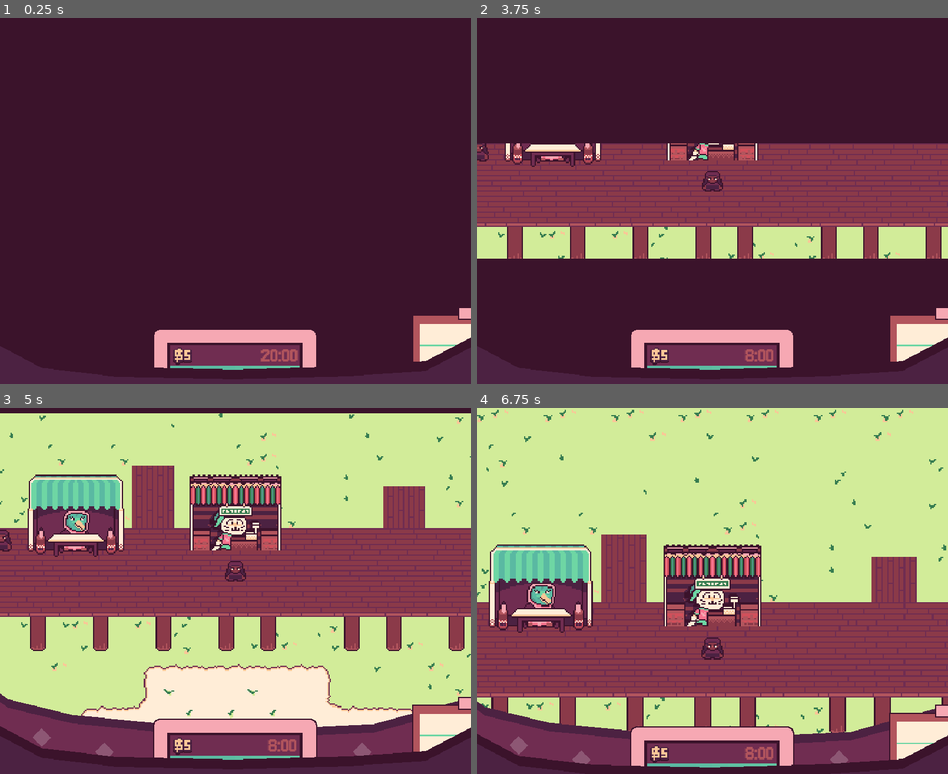
Above: before the commit, frames 1-4 (two rows, left to right).
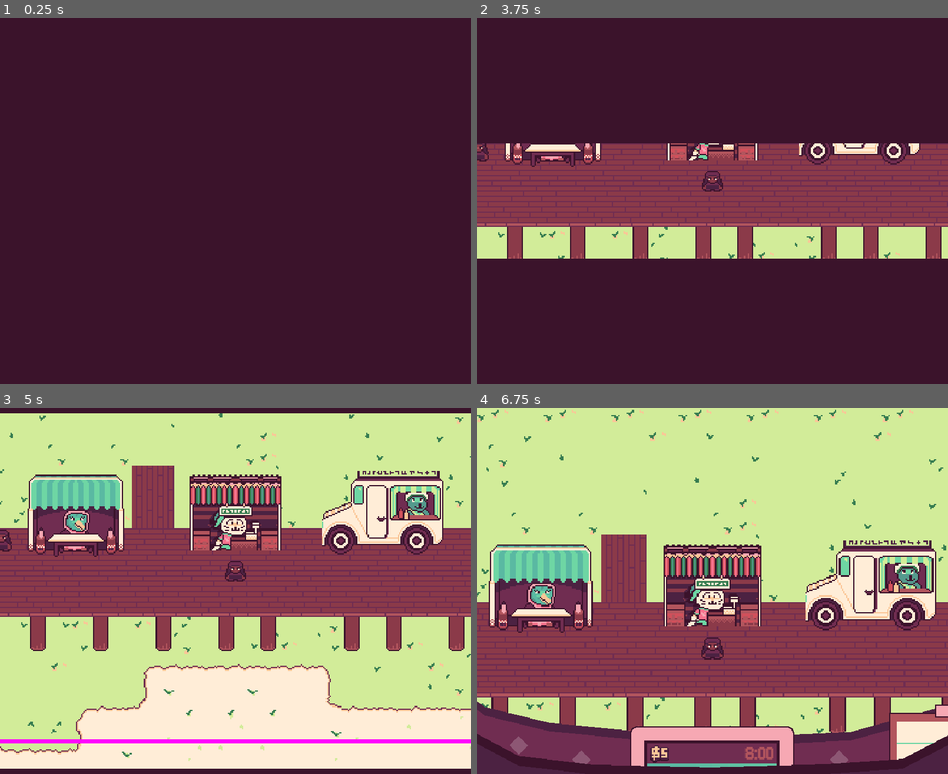
Above: after the commit, the same moments.

Repository: AstralStew/ProjectThirstyMerc
Game: Godot game, scene res://Scenes/game_scene.tscn
The game is run twice, just before and just after one commit, with the same random seed, the same clock (stepped at 60 frames per second) and the same inputs.
Inputs (mouse positions are in pixels of both pictures, inside the frame that each line leads up to):
- Up to frame 1 (0.25 s): no input
- Up to frame 2 (3.75 s): tap Enter at 0.5, 2 s; move the mouse to (816, 182) at 0.52 s; press the mouse at (816, 182) at 0.53 s; release the mouse at (816, 182) at 1.25 s; tap Space at 1.25 s; drag from (618, 219) to (571, 373) at 1.27 s; move the mouse to (759, 120) at 2.02 s; press the mouse at (759, 120) at 2.03 s; release the mouse at (759, 120) at 2.75 s; drag from (688, 274) to (674, 380) at 2.77 s; move the mouse to (853, 255) at 3.52 s; press the mouse at (853, 255) at 3.53 s
- Up to frame 3 (5 s): release the mouse at (376, 645) at 4.25 s; drag from (94, 536) to (334, 766) at 4.27 s
- Up to frame 4 (6.75 s): move the mouse to (736, 591) at 5.02 s; press the mouse at (736, 591) at 5.03 s; release the mouse at (736, 591) at 5.75 s; tap Space at 5.75 s; drag from (641, 499) to (778, 770) at 5.77 s; move the mouse to (816, 572) at 6.52 s; press the mouse at (816, 572) at 6.53 s

The runs differ from the first frame. In frame 1, 4.5% of the frame differs, in the area x 32-100%, y 79-97%; in frame 2, 5.5%; in frame 3, 18%, in the area x 0-100%, y 17-99%; in frame 4, 5.1%.
Error before the commit: Parse Error: Cannot find member "o" in base "InventoryManager". (res://Scripts/HUD/Notepad.gd:10)

Commit message:
Adding Dosh

Diff:
--- a/Scenes/game_scene.tscn
+++ b/Scenes/game_scene.tscn
@@ -13,10 +13,8 @@
 [ext_resource type="Script" uid="uid://co0h4xrb1vtwp" path="res://Scripts/World/Characters/SpawnBox.gd" id="10_4k3ma"]
 [ext_resource type="Script" uid="uid://daf0h2p3no1m4" path="res://Scripts/World/Characters/NPCharacter.gd" id="11_gqlrj"]
 [ext_resource type="Script" uid="uid://cega64ybpgvx1" path="res://Scripts/World/Collectables/CollectableType.gd" id="11_kut41"]
-[ext_resource type="Texture2D" uid="uid://u15xmbhxp7nb" path="res://Assets/Images/SpriteSheet_Items_Big.png" id="11_t53j4"]
 [ext_resource type="Texture2D" uid="uid://siy84y14m0q1" path="res://Resources/Atlases/Characters/NPC2_Body_Back.tres" id="12_atg6p"]
 [ext_resource type="Resource" uid="uid://4jioa8dy36vc" path="res://Resources/Collectables/ct_bottlecap.tres" id="12_b14wf"]
-[ext_resource type="Texture2D" uid="uid://c20dmq62ii6sj" path="res://Assets/Images/SpriteSheet_Items_Small.png" id="12_uaga3"]
 [ext_resource type="Resource" uid="uid://bri8u7r1v5itr" path="res://Resources/Collectables/ct_sea_glass.tres" id="13_b14wf"]
 [ext_resource type="Texture2D" uid="uid://csane6fusip" path="res://Resources/Atlases/Characters/NPC1_Body_Back.tres" id="13_obvom"]
 [ext_resource type="Texture2D" uid="uid://b6b8jl8chpgo2" path="res://Resources/Atlases/Characters/NPC1_Body_Front.tres" id="13_uaga3"]
@@ -429,10 +427,6 @@
 
 [node name="Tilemap" parent="World/Level" unique_id=1592017223 groups=["tilemaps"] instance=ExtResource("4_t53j4")]
 
-[node name="Mockup" type="Sprite2D" parent="World/Level" unique_id=1195561341]
-visible = false
-texture = ExtResource("1_x87qo")
-
 [node name="Boardwalk" type="NavigationRegion2D" parent="World/Level" unique_id=983806963]
 navigation_polygon = SubResource("NavigationPolygon_pbc1q")
 enter_cost = 1.0
@@ -536,16 +530,6 @@
 visible = false
 modulate = Color(1, 1, 1, 0.62352943)
 texture = ExtResource("1_x87qo")
-
-[node name="SpriteSheetItems" type="Sprite2D" parent="World/Level" unique_id=1477606008]
-visible = false
-position = Vector2(34, -67)
-texture = ExtResource("11_t53j4")
-
-[node name="SpriteSheetItems2" type="Sprite2D" parent="World/Level" unique_id=1956957359]
-visible = false
-position = Vector2(43, 5)
-texture = ExtResource("12_uaga3")
 
 [node name="Spawner_MiddleTop" type="ReferenceRect" parent="World/Level" unique_id=2056892345 groups=["spawners"]]
 z_index = 500
@@ -702,6 +686,12 @@
 texture = ExtResource("4_kiiqx")
 region_enabled = true
 region_rect = Rect2(104, 0, 80, 72)
+
+[node name="Shop3" type="Sprite2D" parent="World/Entities" unique_id=7815882]
+position = Vector2(145, -428)
+texture = ExtResource("4_kiiqx")
+region_enabled = true
+region_rect = Rect2(32, 136, 96, 64)
 
 [node name="Characters" type="Node2D" parent="World/Entities" unique_id=277602795]
 y_sort_enabled = true
@@ -2261,21 +2251,10 @@
 z_index = 3
 anchors_preset = 0
 script = ExtResource("21_aq00n")
-rotation_bounds = null
-rotate_source = null
 dragged_object = NodePath("Gfx")
 position_bounds = Array[Vector2]([Vector2(69, 90), Vector2(380, 315)])
-initial_position_offset = null
 respect_grab_position = true
 setup_on_ready = true
-reset_on_drag_end = null
-reset_duration = null
-is_usable = null
-is_dragging = null
-value = null
-value_x_only = null
-value_y_only = null
-is_resetting = null
 
 [node name="Gfx" type="Control" parent="HUD/Bag/Notepad" unique_id=2065521794]
 anchors_preset = 0
--- a/Scripts/HUD/Notepad.gd
+++ b/Scripts/HUD/Notepad.gd
@@ -7,7 +7,7 @@
 @onready var notepad_entries: VBoxContainer = $Gfx/PanelContainer/PanelContainer2/ScrollContainer/NotepadEntries
 
 func _ready() -> void:
-	InventoryManager.o
+	InventoryManager.on_inventory_changed().connect(update_entries)
 
 static func update_entries(list:Dictionary[CollectableType,int]) -> void:
 	instance._update_entries(list)
--- a/Scripts/HUD/Phone.gd
+++ b/Scripts/HUD/Phone.gd
@@ -13,11 +13,15 @@
 
 @export var alotl_speech_speed : float = 1.0
 
+func _ready() -> void:
+	InventoryManager.on_dosh_changed().connect(update_dosh)
 
 func _process(delta: float) -> void:
 	if WorldManager.is_daytime:
 		time_label.text = WorldManager.day_fake_time
 
+func update_dosh(new_amount:int) -> void:
+	balance_label.text = "$" + str(new_amount)
 
 static func alotl_speech(speech:String) -> void:
 	instance._alotl_speech(speech)
--- a/Scripts/Managers/InventoryManager.gd
+++ b/Scripts/Managers/InventoryManager.gd
@@ -8,16 +8,16 @@
 
 static var inventory : Dictionary[CollectableType,int] = {}
 signal _on_inventory_changed(new_total)
-func on_inventory_changed() -> Signal:
-	return instance._inventory_changed
+static func on_inventory_changed() -> Signal:
+	return instance._on_inventory_changed
 
 static var dosh : int = 15:
 	get: return dosh
 	set(value):
 		dosh = clamp(value,0,1)
 signal _on_dosh_changed(new_total)
-func on_dosh_changed() -> Signal:
-	return instance._dosh_changed
+static func on_dosh_changed() -> Signal:
+	return instance._on_dosh_changed
 
 
 static func add_dosh(amount:int) -> void:
